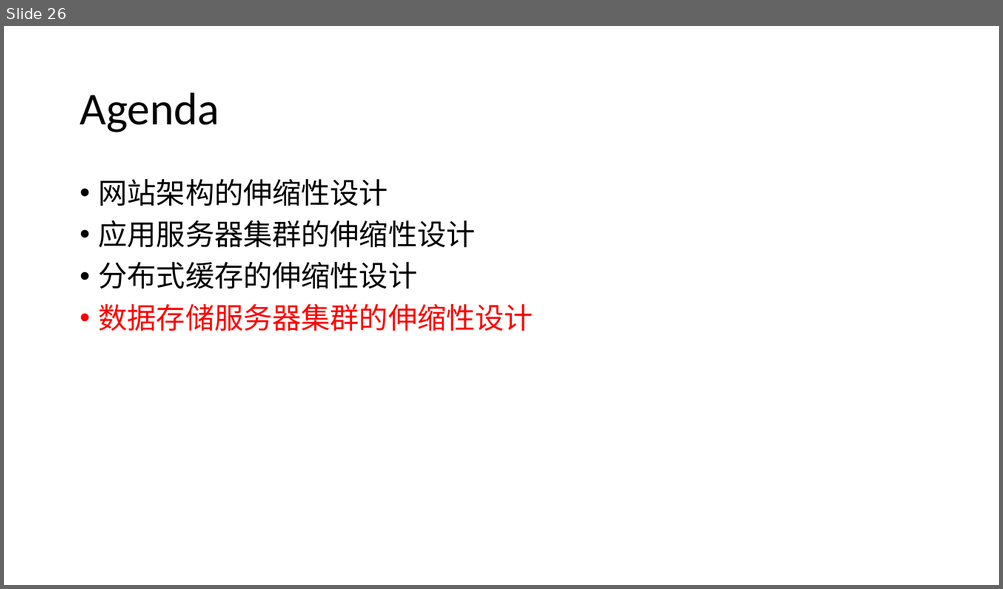
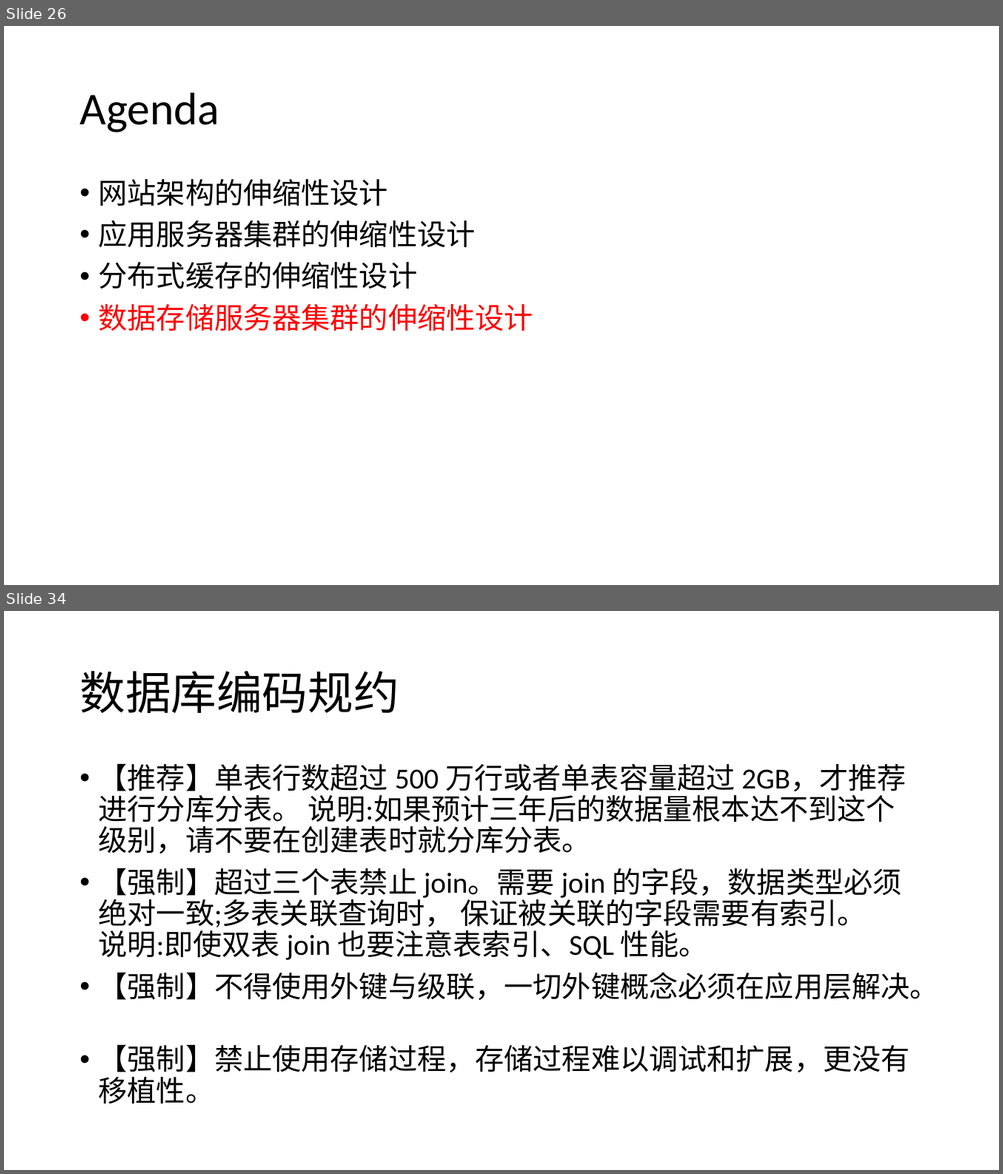
Before and after one commit to airuitian/MicroService, a slide deck: architecture/6. 网站的伸缩性架构.pptx. Shown one above the other, each under a label of ours: slide 26 before the commit, slides 26 and 34 after it; the slides between them are not shown. The pictures are 1003x589 and 1003x1174 pixels, drawn with LibreOffice and Linux fonts; fonts in the diff are those of the drawing. Boxes give left, top, right and bottom in pixels: in the first picture for what was removed or moved away, otherwise in the second. Text is boxed around its words. In the diff, an @@ line names an element or a change of style, - is before the commit and + after.

```diff
--- a/architecture/6. 网站的伸缩性架构.pptx
+++ b/architecture/6. 网站的伸缩性架构.pptx
@@ slide 34 added at bbox=[4, 611, 999, 1170], background #FFFFFF @@
@@ title added at bbox=[79, 671, 398, 713], 44 pt, text #000000 @@
+数据库编码规约
@@ text added at bbox=[99, 763, 939, 1105], 28 pt, text #000000 @@
+• 【推荐】单表行数超过 500 万行或者单表容量超过 2GB，才推荐进行分库分表。 说明:如果预计三年后的数据量根本达不到这个级别，请不要在创建表时就分库分表。
+• 【强制】超过三个表禁止 join。需要 join 的字段，数据类型必须绝对一致;多表关联查询时， 保证被关联的字段需要有索引。
+  说明:即使双表 join 也要注意表索引、SQL 性能。
+• 【强制】不得使用外键与级联，一切外键概念必须在应用层解决。
+• 【强制】禁止使用存储过程，存储过程难以调试和扩展，更没有移植性。
```
Also in this commit, not shown: 10 other slides added, 3 other files.
